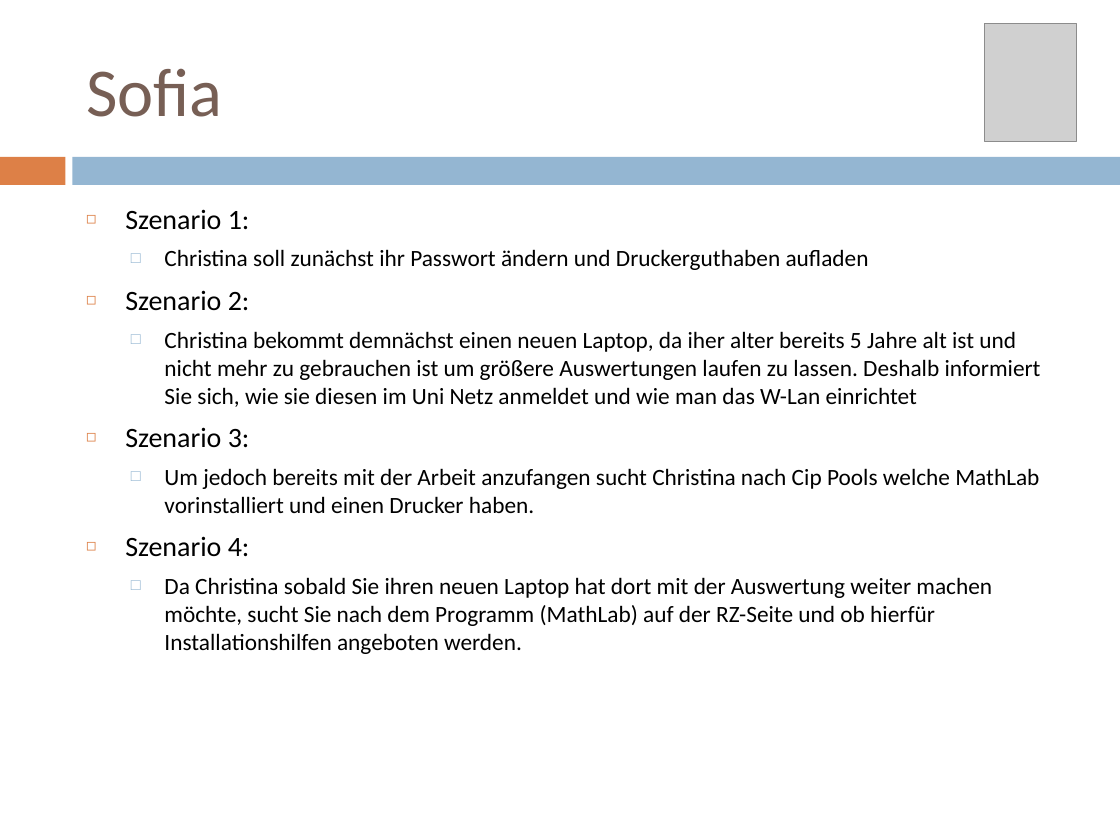
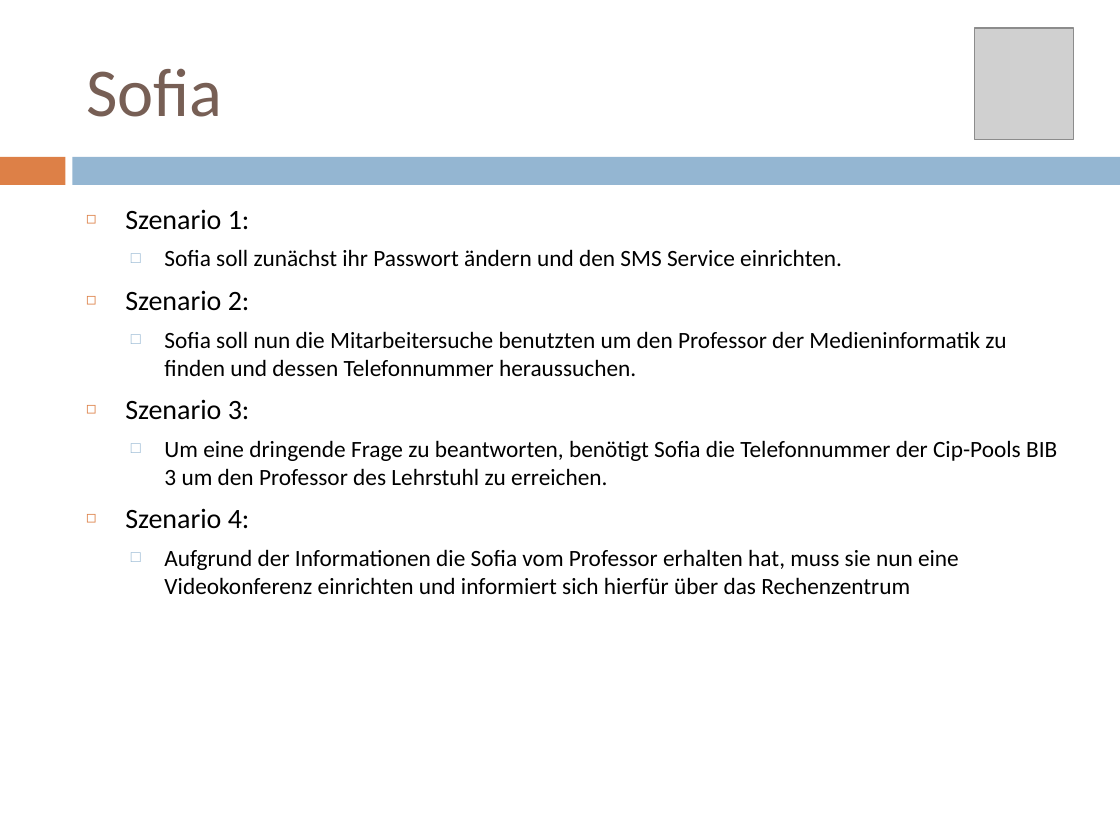
Before and after one commit to pinkdroyd/redesign-ur-rz, a slide deck: slide 23 of Personas und Szenarien/Personas_Redsign_RZ.pptx. Drawn at 1120x840 pixels with LibreOffice and Linux fonts; fonts in the diff are those of the drawing; grey boxes stand for pictures. Boxes give left, top, right and bottom in pixels: in the first picture for what was removed or moved away, otherwise in the second. Text is boxed around its words. In the diff, an @@ line names an element or a change of style, - is before the commit and + after.

```diff
--- a/Personas und Szenarien/Personas_Redsign_RZ.pptx
+++ b/Personas und Szenarien/Personas_Redsign_RZ.pptx
@@ picture: place and size @@
-picture at [984, 24, 1076, 141]
+picture at [974, 28, 1074, 140]
@@ text at [125, 209, 1057, 594]: text changed @@
-  □ Christina soll zunächst ihr Passwort ändern und Druckerguthaben aufladen
+  □ Sofia soll zunächst ihr Passwort ändern und den SMS Service einrichten.
@@ text at [164, 331, 1006, 376]: text changed @@
-  □ Christina bekommt demnächst einen neuen Laptop, da iher alter bereits 5 Jahre alt ist und nicht mehr zu gebrauchen ist um größere Auswertungen laufen zu lassen. Deshalb informiert Sie sich, wie sie diesen im Uni Netz anmeldet und wie man das W-Lan einrichtet
+  □ Sofia soll nun die Mitarbeitersuche benutzten um den Professor der Medieninformatik zu finden und dessen Telefonnummer heraussuchen.
@@ text at [164, 440, 1057, 485]: text changed @@
-  □ Um jedoch bereits mit der Arbeit anzufangen sucht Christina nach Cip Pools welche MathLab vorinstalliert und einen Drucker haben.
+  □ Um eine dringende Frage zu beantworten, benötigt Sofia die Telefonnummer der Cip-Pools BIB 3 um den Professor des Lehrstuhl zu erreichen.
@@ text at [164, 549, 959, 594]: text changed @@
-  □ Da Christina sobald Sie ihren neuen Laptop hat dort mit der Auswertung weiter machen möchte, sucht Sie nach dem Programm (MathLab) auf der RZ-Seite und ob hierfür Installationshilfen angeboten werden.
+  □ Aufgrund der Informationen die Sofia vom Professor erhalten hat, muss sie nun eine Videokonferenz einrichten und informiert sich hierfür über das Rechenzentrum
```
Also in this commit, not shown: 9 other slides changed.
